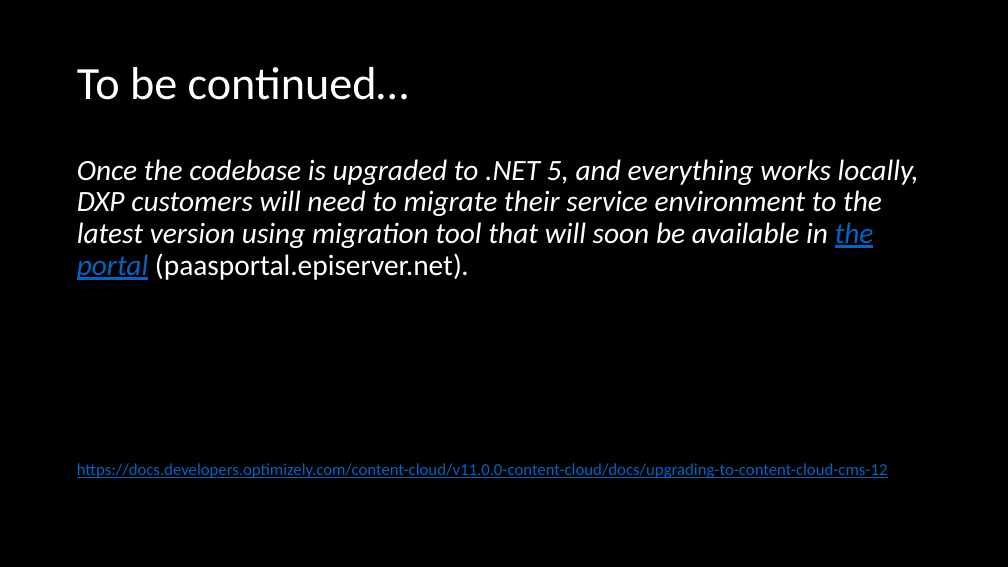
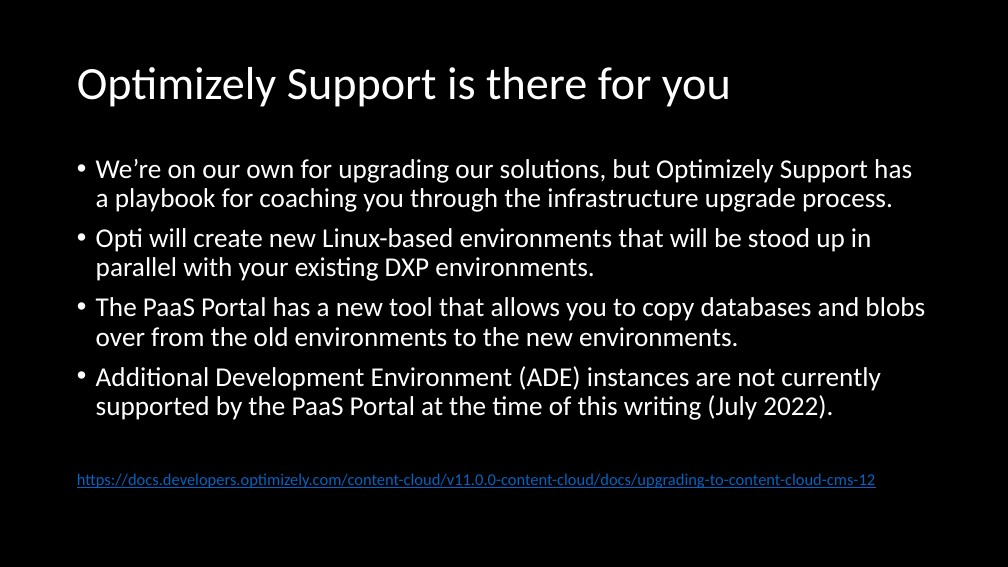
Before and after one commit to DrewNull/optimizely-cms12-upgrade, a slide deck: slide 49 of Presentation--Upgrading-to-CMS-12-and-Commerce-14.pptx (slide 46 before the commit). Drawn at 1008x567 pixels with LibreOffice and Linux fonts; fonts in the diff are those of the drawing. Boxes give left, top, right and bottom in pixels: in the first picture for what was removed or moved away, otherwise in the second. Text is boxed around its words. In the diff, an @@ line names an element or a change of style, - is before the commit and + after.

Commit message:
PPT updates

```diff
--- a/Presentation--Upgrading-to-CMS-12-and-Commerce-14.pptx
+++ b/Presentation--Upgrading-to-CMS-12-and-Commerce-14.pptx
@@ title at <box>77,67,731,107</box>: text changed @@
-To be continued…
+Optimizely Support is there for you
@@ text at <box>96,159,925,420</box>: text changed; size 28 to 25.9 pt; italic off @@
-Once the codebase is upgraded to .NET 5, and everything works locally, DXP customers will need to migrate their service environment to the latest version using migration tool that will soon be available in the portal (paasportal.episerver.net).
+• We’re on our own for upgrading our solutions, but Optimizely Support has a playbook for coaching you through the infrastructure upgrade process.
+• Opti will create new Linux-based environments that will be stood up in parallel with your existing DXP environments.
+• The PaaS Portal has a new tool that allows you to copy databases and blobs over from the old environments to the new environments.
+• Additional Development Environment (ADE) instances are not currently supported by the PaaS Portal at the time of this writing (July 2022).
@@ text at <box>77,473,875,488</box>: size 16 to 15.7 pt in "https://docs.developers.optimizely.com/content-cloud/v11.0.0 ..." @@
```
Also in this commit, not shown: 4 other slides changed, 3 slides added.
